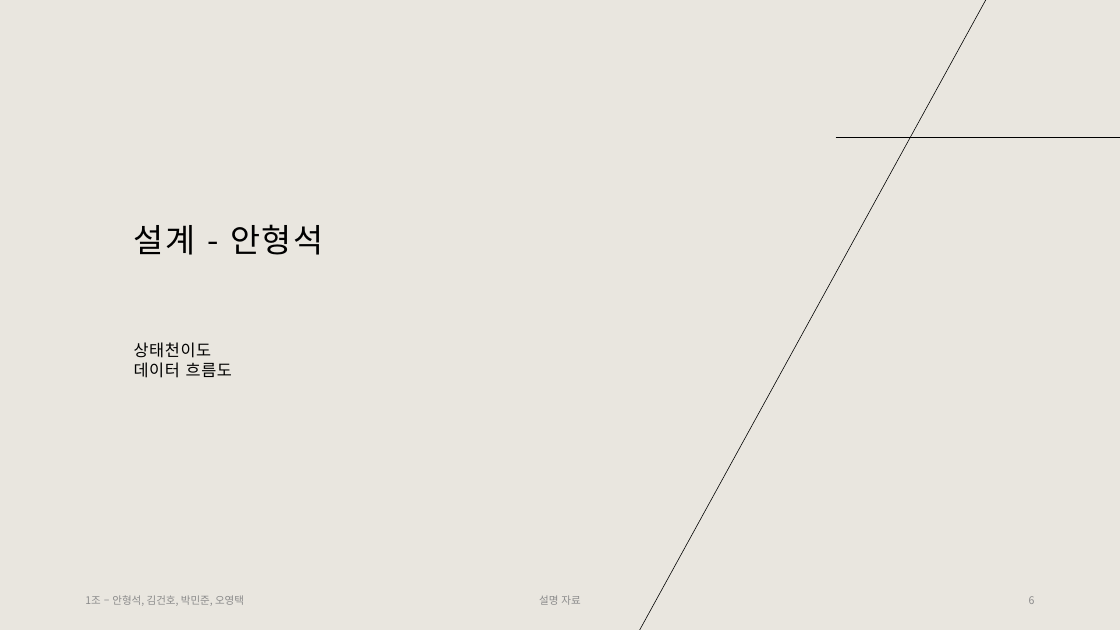
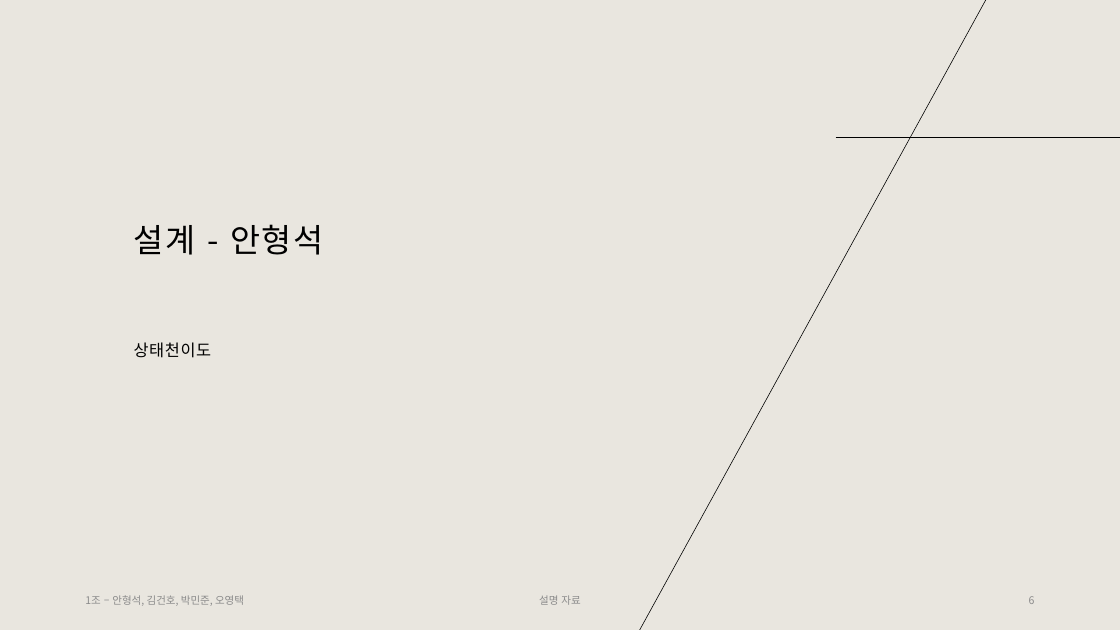
Before and after one commit to Tentailsahri/DT_FINAL_Project, a slide deck: slide 6 of 문서/시나리오에 따른 공정 시뮬레이션 발표 - 안형석.pptx. Drawn at 1120x630 pixels with LibreOffice and Linux fonts; fonts in the diff are those of the drawing. Boxes give left, top, right and bottom in pixels: in the first picture for what was removed or moved away, otherwise in the second. Text is boxed around its words. In the diff, an @@ line names an element or a change of style, - is before the commit and + after.

```diff
--- a/문서/시나리오에 따른 공정 시뮬레이션 발표 - 안형석.pptx
+++ b/문서/시나리오에 따른 공정 시뮬레이션 발표 - 안형석.pptx
@@ text at box(134, 342, 212, 358): text changed @@
-상태천이도
-데이터 흐름도
+상태천이도
```
Also in this commit, not shown: 5 other slides changed, 1 slide added, 4 other files.
